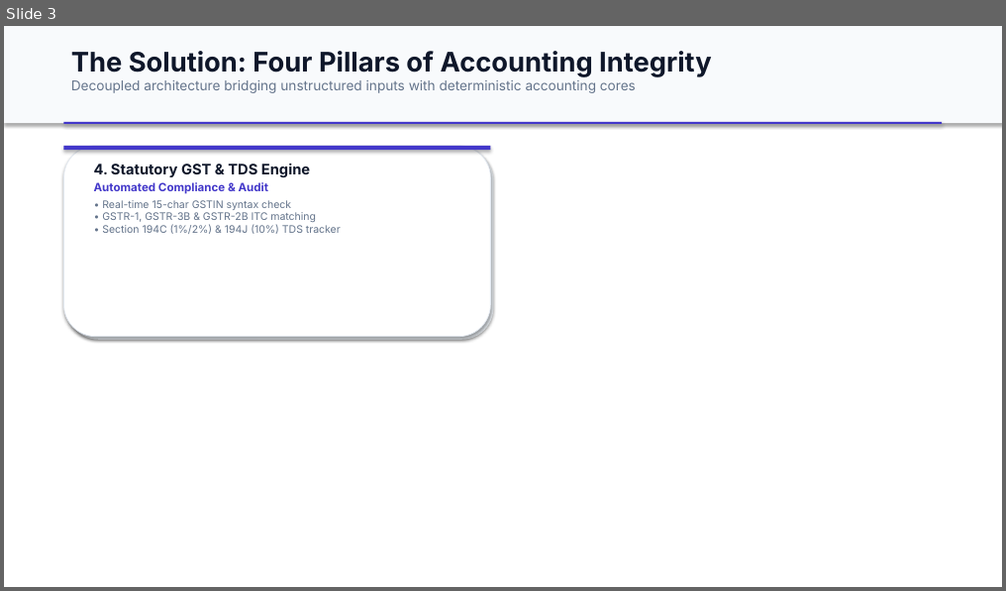
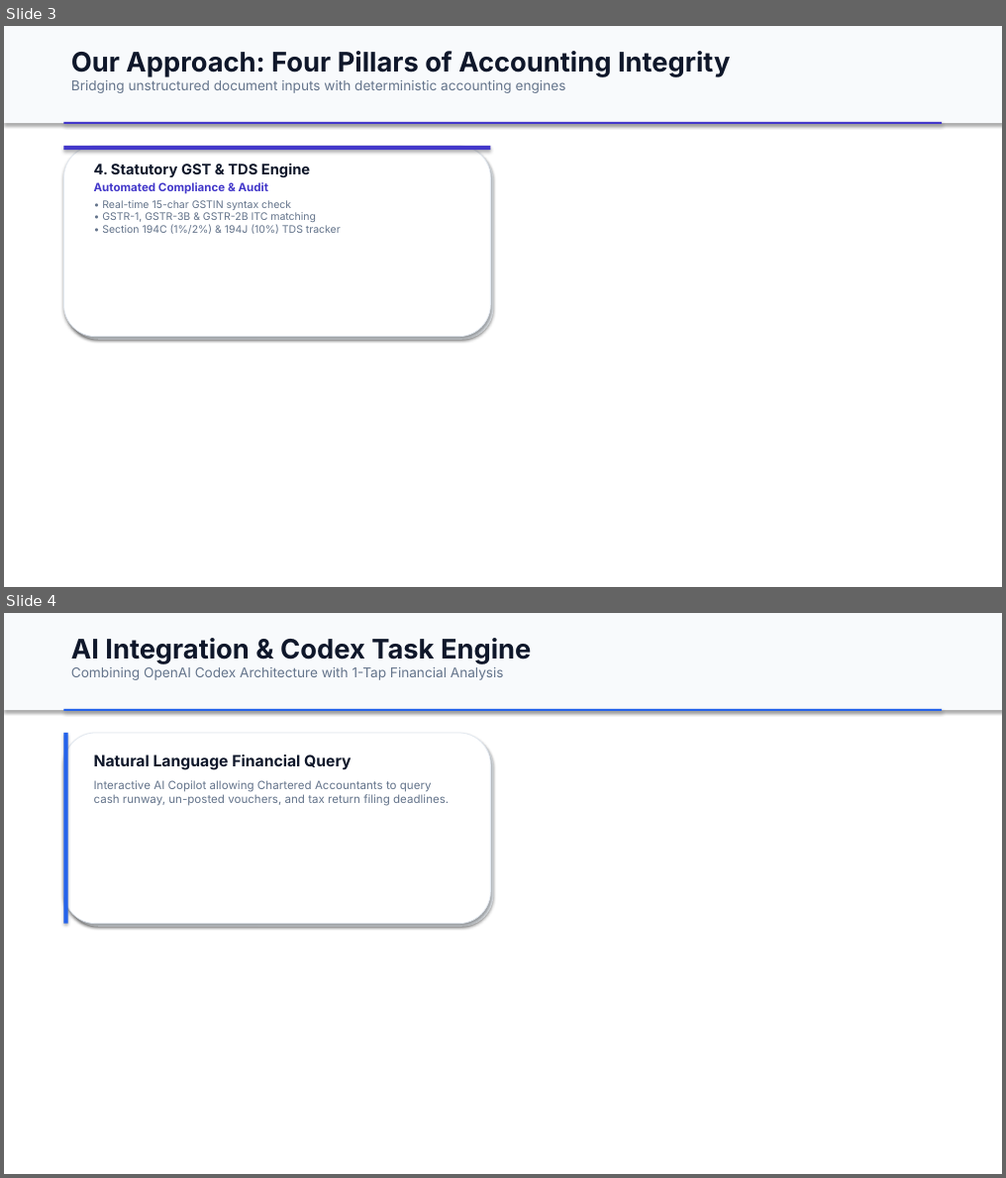
Before and after one commit to Abhitech-st/Vyapar-Mandap, a slide deck: Vyapar_Mandap_Presentation.pptx. Shown one above the other, each under a label of ours: slide 3 before the commit, slides 3 and 4 after it. The pictures are 1006x591 and 1006x1178 pixels, drawn with LibreOffice and Linux fonts; fonts in the diff are those of the drawing. Boxes give left, top, right and bottom in pixels: in the first picture for what was removed or moved away, otherwise in the second. Text is boxed around its words. In the diff, an @@ line names an element or a change of style, - is before the commit and + after.

Commit message:
docs: update presentation deck and README for OpenAI Codex architecture

```diff
--- a/Vyapar_Mandap_Presentation.pptx
+++ b/Vyapar_Mandap_Presentation.pptx
@@ slide 4 added at [4,613,1002,1174], background #FFFFFF @@
@@ rectangle added at [4,613,1002,710], fill #F8FAFC @@
@@ text added at [71,638,531,680], 13 pt, text #64748B @@
+AI Integration & Codex Task Engine
+Combining OpenAI Codex Architecture with 1-Tap Financial Analysis
@@ rectangle added at [63,709,943,711], fill #2563EB @@
@@ rounded rectangle added at [63,733,491,924], fill #FFFFFF, outline #E2E8F0 0.75 pt @@
@@ rectangle added at [63,733,68,924], fill #2563EB @@
@@ rounded rectangle added at [67,736,494,927], fill #EBF0F5 @@
@@ text added at [94,755,449,806], 11 pt, text #64748B @@
+Natural Language Financial Query
+Interactive AI Copilot allowing Chartered Accountants to query cash runway, un-posted vouchers, and tax return filing deadlines.
@@ slide 3 changed as well @@
@@ text at [71,51,730,93]: text changed @@
-The Solution: Four Pillars of Accounting Integrity
-Decoupled architecture bridging unstructured inputs with deterministic accounting cores
+Our Approach: Four Pillars of Accounting Integrity
+Bridging unstructured document inputs with deterministic accounting engines
```
Also in this commit, not shown: 5 other slides changed, 1 other slide added, 2 slides removed, 5 other files.
